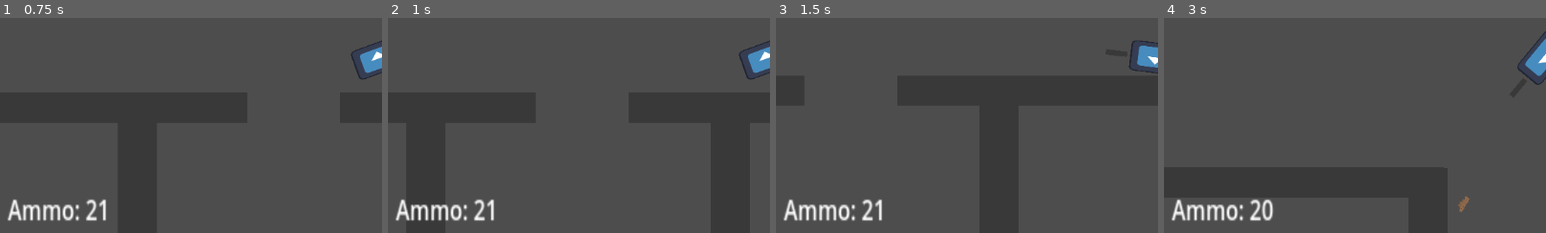
Above: before the commit, frames 1-4 (left to right).
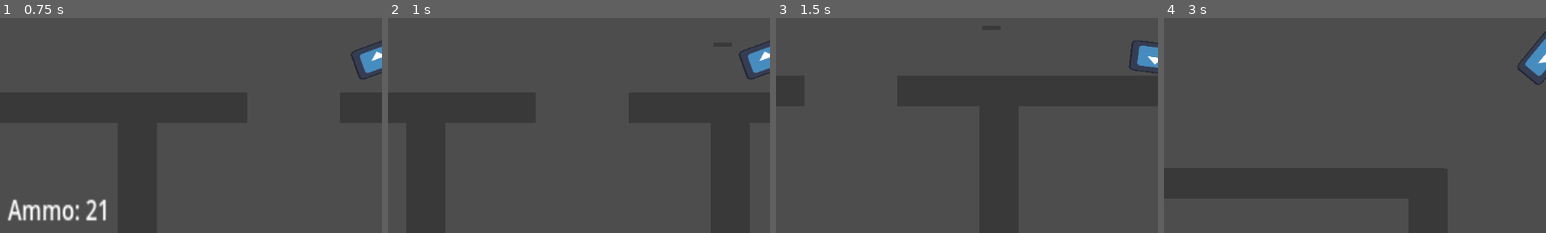
Above: after the commit, the same moments.

Repository: jceja3936/Speedial-Phoenix
Game: Godot game, scene res://scenes/level.tscn
Two runs of this game, one before a commit and one after it. Both use one fixed random seed, a clock stepped at 60 frames per second and the inputs below. The engine's default icon, where the game draws it, is replaced by a stand-in: a white triangle on a blue panel in a dark square.
Inputs (mouse positions are % of the whole screen's width and height, from its top left):
- Up to frame 1 (0.75 s): tap Enter at 0.5 s; move the mouse to (72, 45) at 0.52 s; hold Right (Right) from 0.53 s (still down); tap F (Pick up) at 0.6 s
- Up to frame 2 (1 s): keep holding Right (Right); tap Shift (Drop, bound only after the commit) at 0.8 s
- Up to frame 3 (1.5 s): move the mouse to (30, 55) at 1.27 s; release Right (Right) at 1.28 s; hold S (Down) from 1.28 s (still down); tap Shift (Drop, bound only after the commit) at 1.35 s
- Up to frame 4 (3 s): tap F (Pick up) at 1.55, 2.1 s; tap Space at 2 s; move the mouse to (60, 28) at 2.02 s; release S (Down) at 2.03 s; hold Right (Right) 2.03-2.78 s; tap Shift (Drop, bound only after the commit) at 2.3 s; move the mouse to (45, 70) at 2.77 s; hold W (Up) from 2.78 s (still down); click (45, 70) at 2.85 s
The pictures show only the part of the screen within x 0-50%, y 50-100%; the shares and areas given below are measured in that part.

Frame 1 is identical in both runs. In frame 2, 1.3% of the frame differs, in the area x 2-28%, y 84-95%; in frame 3, 1.3%; in frame 4, 1.5%, in the area x 2-80%, y 82-95%.

Commit message:
Weapons now drop
Weapons can be dropped by player,
and remember their ammo so player can pick them back up later

Diff:
--- a/speedialChicago/bullet.gd
+++ b/speedialChicago/bullet.gd
@@ -1,7 +1,7 @@
 extends CharacterBody2D
 
-var pos:Vector2
-var dir:float
+var pos: Vector2
+var dir: float
 var rota: float
 var speed = 1800
 var bullet = true
--- a/speedialChicago/pistol.gd
+++ b/speedialChicago/pistol.gd
@@ -1,10 +1,8 @@
 extends Node2D
-
-signal pickedUp(float)
 
 var closeEnough = false
 var lastEntered = null
-
+var currentAmmo = 21
 
 func _on_area_2d_body_entered(body: Node2D) -> void:
 	closeEnough = true
@@ -20,5 +18,8 @@
 func _physics_process(delta: float) -> void:
 	if Input.is_action_just_pressed("Pick up") and closeEnough:
 		if lastEntered.has_method("weaponGrabbed"):
-			lastEntered.call("weaponGrabbed", .2, "bruh")
+			lastEntered.call("weaponGrabbed", .2, 1, currentAmmo)
 			queue_free()
+
+func setAmmo(amount: int):
+	currentAmmo = amount
--- a/speedialChicago/player.gd
+++ b/speedialChicago/player.gd
@@ -11,13 +11,29 @@
 var dead = false
 var deathTexture: Texture = load("res://assets/icon.svg")
 var canFire = false
-var playa = true
+
 var rng = RandomNumberGenerator.new()
 var fireRate = .2
+var playa = true
 var gunPickedUp = false
-var ammo = 21
+var ammo = 0
+var gunType = 0
+
+func _ready():
+	_fireRateControll()
 
 func _physics_process(delta: float) -> void:
+	if dead:
+		return
+
+	if Input.is_action_just_pressed("Drop") and gunPickedUp:
+		$hun.set("ammo", ammo)
+		$hun.dropWeapon(gunType)
+		camera.get_child(0).hide()
+		$hun.update_values(0)
+		ammo = 0
+		gunPickedUp = false
+
 	if Input.is_action_pressed("shoot") and canFire and ammo > 0:
 		fire()
 		ammo -= 1
@@ -64,17 +80,19 @@
 func _fireRateControll() -> void:
 	if dead:
 		return
-	canFire = true
+	if !gunPickedUp:
+		canFire = false
+	else:
+		canFire = true
 	await get_tree().create_timer(fireRate).timeout
 	_fireRateControll()
 
-func weaponGrabbed(value: float, sprite: String) -> void:
+
+func weaponGrabbed(value: float, gun: int, currentAmmo: int) -> void:
 	fireRate = value
 	gunPickedUp = true
-	_fireRateControll()
 	camera.get_child(0).show()
+	ammo = currentAmmo
 	camera.get_child(0).text = "Ammo: " + str(ammo)
-	$hun.update_values(1)
-
-func getAmmo():
-	return ammo
+	$hun.update_values(gun)
+	gunType = gun
--- a/speedialChicago/project.godot
+++ b/speedialChicago/project.godot
@@ -63,3 +63,8 @@
 "events": [Object(InputEventKey,"resource_local_to_scene":false,"resource_name":"","device":-1,"window_id":0,"alt_press …(192 unchanged characters)…
 ]
 }
+Drop={
+"deadzone": 0.2,
+"events": [Object(InputEventKey,"resource_local_to_scene":false,"resource_name":"","device":-1,"window_id":0,"alt_pressed":false,"shift_pressed":false,"ctrl_pressed":false,"meta_pressed":false,"pressed":false,"keycode":0,"physical_keycode":4194325,"key_label":0,"unicode":0,"location":0,"echo":false,"script":null)
+]
+}
--- a/speedialChicago/scenes/hun.gd
+++ b/speedialChicago/scenes/hun.gd
@@ -3,11 +3,23 @@
 var ammo = 21;
 var mags = 0;
 var currentSprite: Texture
+var pistol: PackedScene = load("res://scenes/pistol.tscn")
+
 
 func update_values(value: int):
-	print(value)
+	currentSprite = null
 	match value:
 		1:
 			currentSprite = load("res://assets/basicSquare.svg")
-	if (currentSprite != null):
-		texture = currentSprite
+
+	texture = currentSprite
+
+func dropWeapon(gun: int):
+	var pistolInstance = pistol.instantiate()
+	pistolInstance.setAmmo(ammo)
+	pistolInstance.set_collision_layer_value(2, true)
+	pistolInstance.set_collision_mask_value(2, true)
+	pistolInstance.set_collision_layer_value(1, false)
+	pistolInstance.set_collision_mask_value(1, false)
+	pistolInstance.position = global_position
+	get_tree().root.add_child(pistolInstance)
--- a/speedialChicago/scenes/level.tscn
+++ b/speedialChicago/scenes/level.tscn
@@ -87,6 +87,7 @@
 
 [node name="CollisionShape2D" type="CollisionShape2D" parent="walls/StaticBody2D3"]
 position = Vector2(2, -0.5)
+scale = Vector2(0.94753, 1.0292)
 shape = SubResource("RectangleShape2D_mx8sn")
 
 [node name="StaticBody2D4" type="StaticBody2D" parent="walls"]
@@ -242,5 +243,3 @@
 offset_bottom = 354.0
 scale = Vector2(3.27999, 4.28)
 text = "Ammo: 0"
-
-[connection signal="pickedUp" from="pistol" to="Player" method="_on_pistol_picked_up"]
